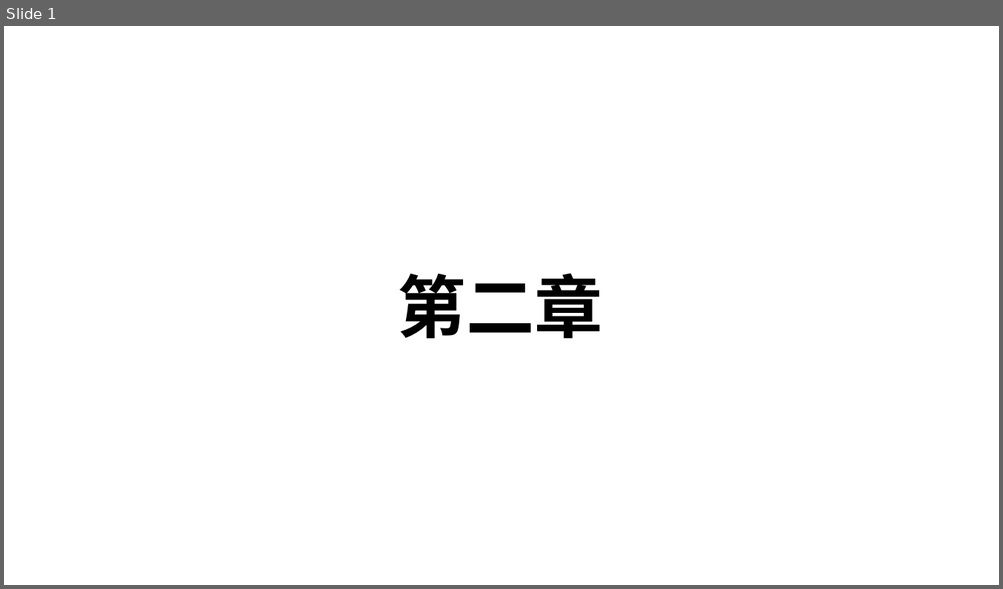
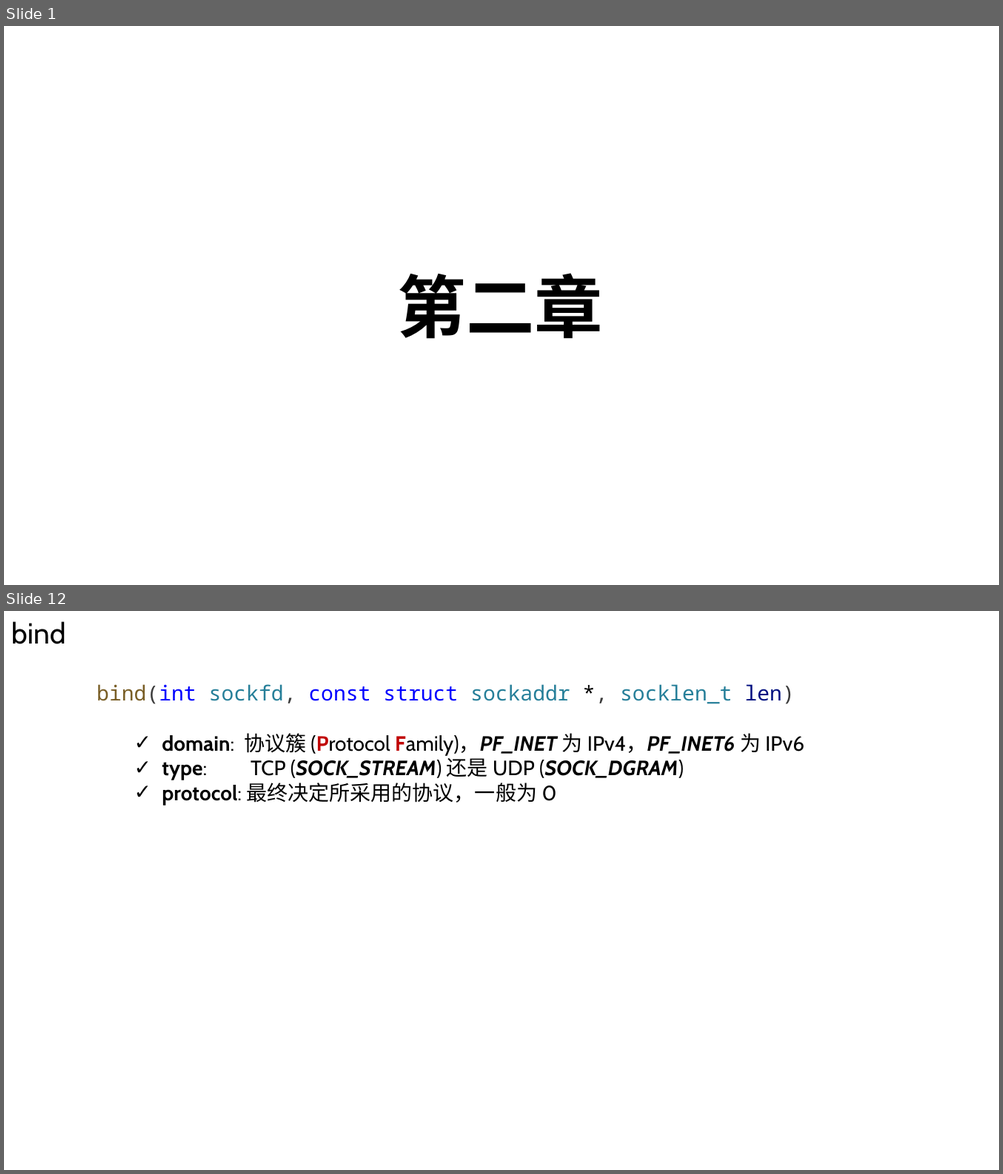
Before and after one commit to Chao200/TCP-IP-Network-Programming, a slide deck: TCP:IP 网络编程.pptx. Shown one above the other, each under a label of ours: slide 1 before the commit, slides 1 and 12 after it; the slides between them are not shown. The pictures are 1003x589 and 1003x1174 pixels, drawn with LibreOffice and Linux fonts; fonts in the diff are those of the drawing. Boxes give left, top, right and bottom in pixels: in the first picture for what was removed or moved away, otherwise in the second. Text is boxed around its words. In the diff, an @@ line names an element or a change of style, - is before the commit and + after.

```diff
--- a/TCP:IP 网络编程.pptx
+++ b/TCP:IP 网络编程.pptx
@@ slide 12 added at (x1=4, y1=611, x2=999, y2=1170), background #FFFFFF @@
@@ text added at (x1=11, y1=621, x2=66, y2=644), 28 pt, text #000000 @@
+bind
@@ text added at (x1=96, y1=684, x2=804, y2=805), 20 pt, text #000000 @@
+bind(int sockfd, const struct sockaddr *, socklen_t len)
+  ✓ domain: 协议簇 (Protocol Family)，PF_INET 为 IPv4，PF_INET6 为 IPv6
+  ✓ type: TCP (SOCK_STREAM) 还是 UDP (SOCK_DGRAM)
+  ✓ protocol: 最终决定所采用的协议，一般为 0
```
Also in this commit, not shown: 1 slide changed, 9 other slides added.
